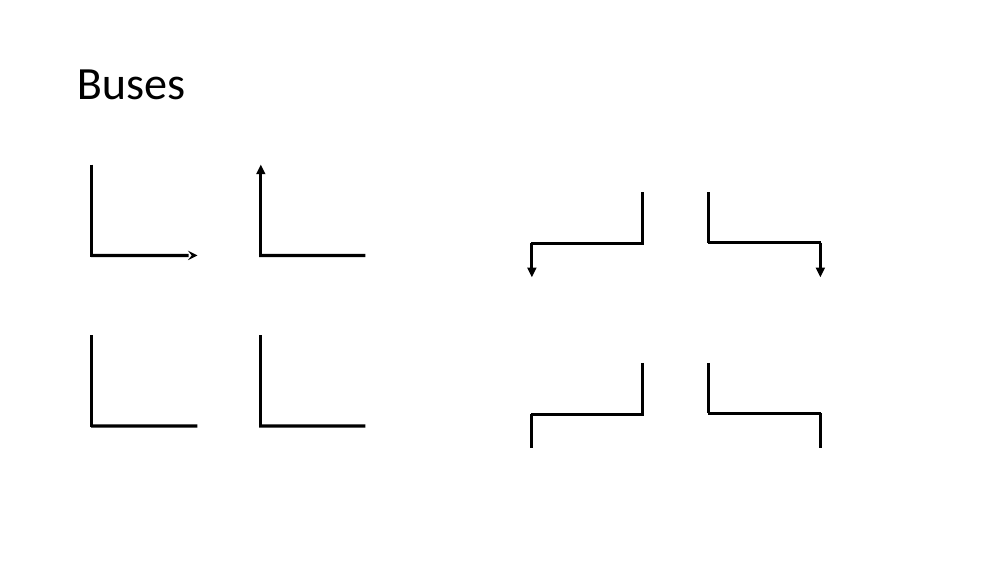
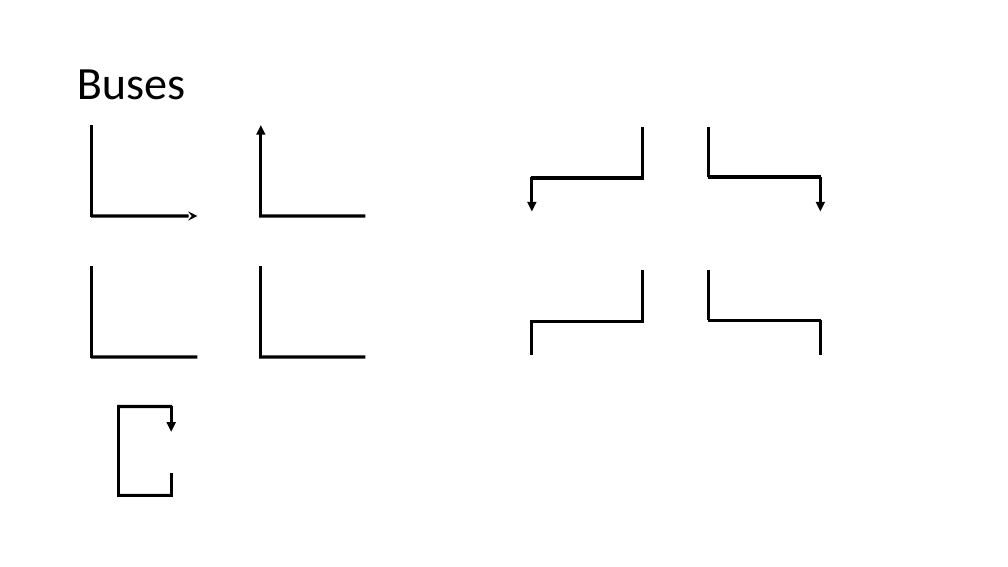
Before and after one commit to dillonhuff/CircuitFigures, a slide deck: slide 5 of CircuitFigures.pptx. Drawn at 1008x567 pixels with LibreOffice and Linux fonts; fonts in the diff are those of the drawing. Boxes give left, top, right and bottom in pixels: in the first picture for what was removed or moved away, otherwise in the second. Text is boxed around its words. In the diff, an @@ line names an element or a change of style, - is before the commit and + after.

```diff
--- a/CircuitFigures.pptx
+++ b/CircuitFigures.pptx
@@ 2 arrows, 2 lines: place and size @@
-2 arrows, 2 lines at [91,165,365,257]
+2 arrows, 2 lines at [91,126,365,217]
@@ 4 lines, 2 arrows: place and size @@
-4 lines, 2 arrows at [532,193,821,278]
+4 lines, 2 arrows at [532,127,821,212]
@@ 6 lines: place and size @@
-6 lines at [532,363,821,448]
+6 lines at [532,270,821,355]
@@ 4 lines: place and size @@
-4 lines at [91,335,365,427]
+4 lines at [91,266,365,358]
@@ group added at [117,405,172,497]: 4 lines, 1 arrow @@
```
Also in this commit, not shown: 2 slides added.
